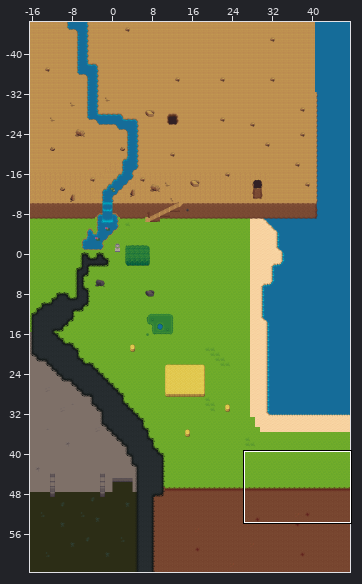
Tiled map: carte.tmx. Above, an overview of the earlier version with the close-up marked.
Close-up. The starting point:
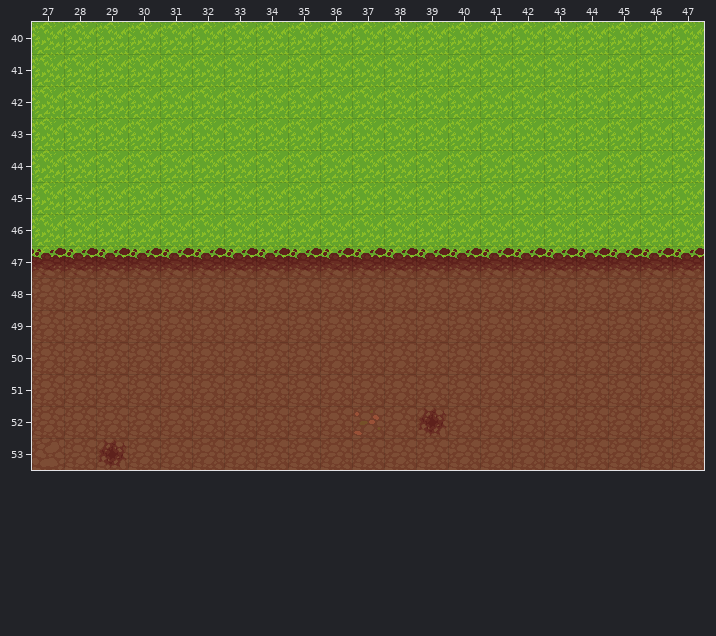
Cells are 32x32 px. Shown: x 27..47, y 40..53. The commit also changed other parts of the map, which this record leaves out.
The same view after the edit:
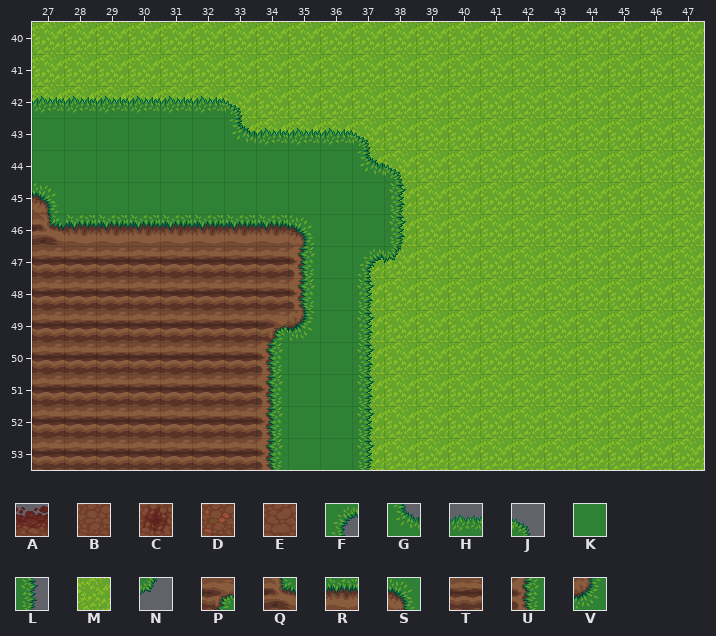
Key: from "terrain": A 71, B 103, C 166, D 167, E 168, F 196, G 228, H 260, J 261, K 292, L 293, M 301, N 325, P 580, Q 612, R 644, S 645, T 676, U 677, V 709.
_ is an empty cell, # one hidden under a higher layer.
Tiles replaced or removed in this view: A, B, C, D, E, M.
What changed:
Changed rows in their new state; . is an unchanged cell.
Layer "Troisième Plan":
first column x 27:
45 S....................
46 .RRRR................
48 ##########M##########
49 ##########M##########
50 ##########M##########
51 ##########M##########
52 ##########M#.########
53 .#.#######M##########
Layer "Second Plan":
first column x 27:
42 HHHHHHJ..............
43 KKKKKKGHHHJ..........
44 KKKKKKKKKKGJ.........
45 .KKKKKKKKKKL.........
46 Q....RRRSKKL.........
47 TTTTTTTTUKFNMMMMMMMMM
48 TTTTTTTTUKLMMMMMMMMMM
49 TTTTTTTPVKLMMMMMMMMMM
50 TTTTTTTUKKLMMMMMMMMMM
51 TTTTTTTUKKLMMMMMMMMMM
52 TTTTTTTUKKLMMMMMMMMMM
53 TTTTTTTUKKLMMMMMMMMMM
Boxes around the changes in both close-ups, in picture pixels (x1, y1, x2, y2):
changed: (32, 96, 704, 470)
